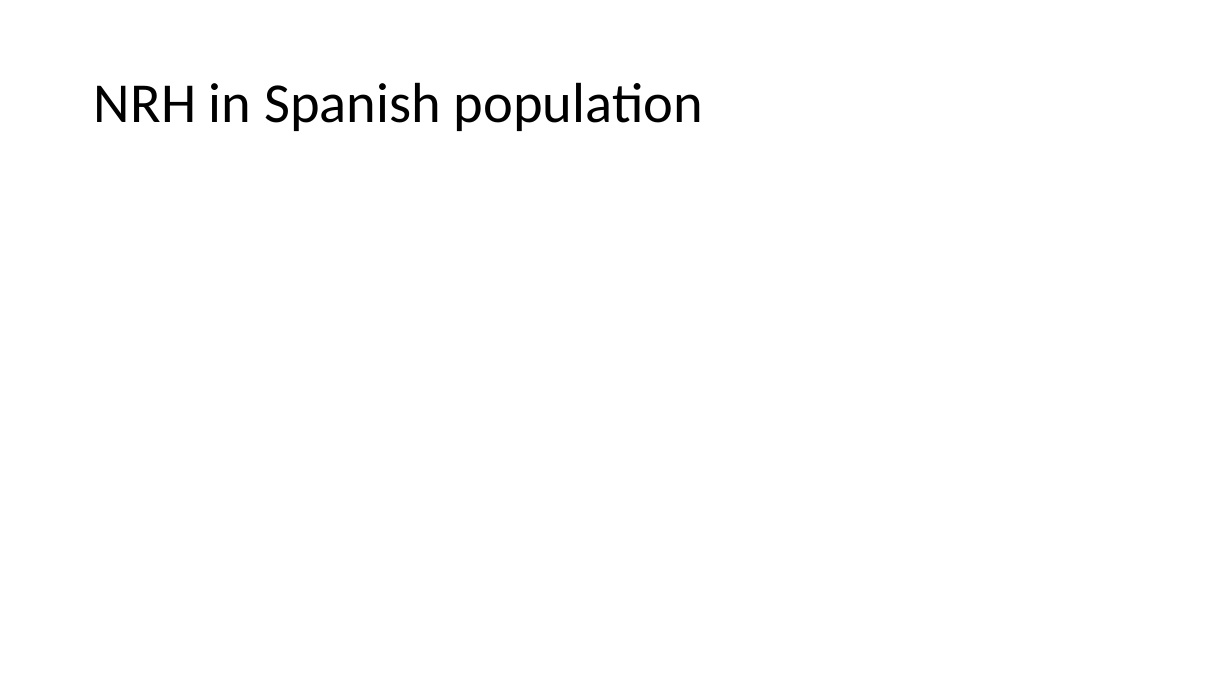
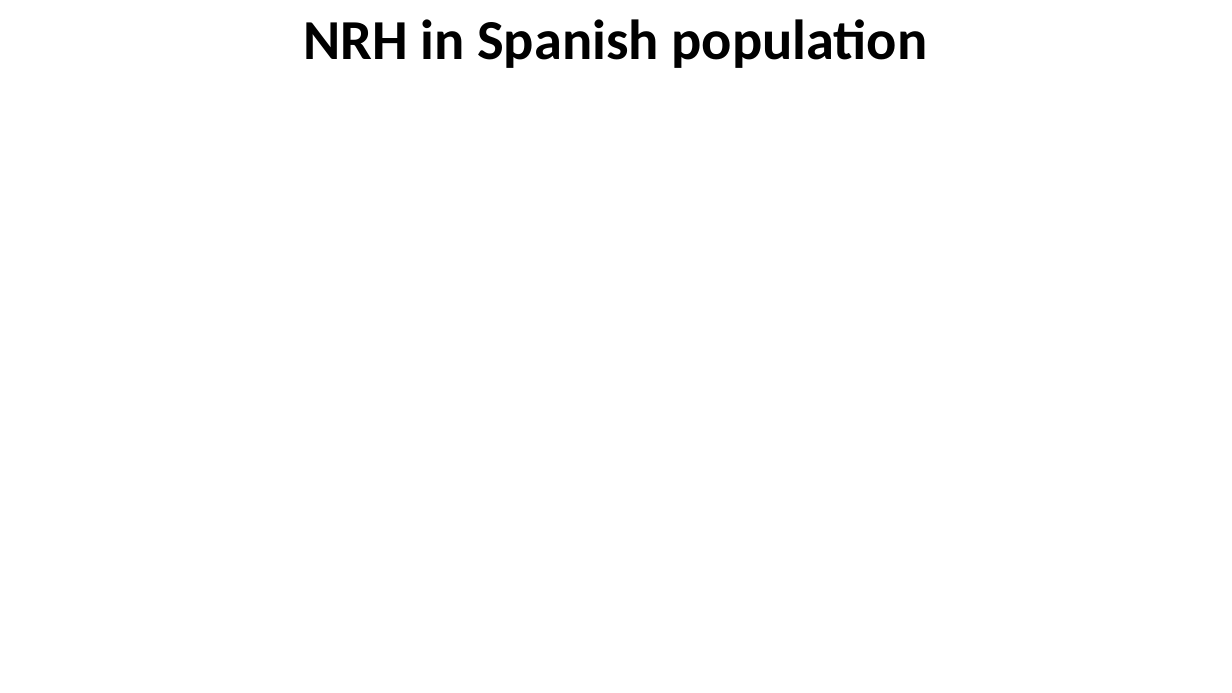
Before and after one commit to igarcia17/EHI_laterality, a slide deck: slide 8 of NorthSeaLateralityCongress_InesGarciaOrtiz.pptx (slide 9 before the commit). Drawn at 1232x693 pixels with LibreOffice and Linux fonts; fonts in the diff are those of the drawing. Boxes give left, top, right and bottom in pixels: in the first picture for what was removed or moved away, otherwise in the second. Text is boxed around its words. In the diff, an @@ line names an element or a change of style, - is before the commit and + after.

```diff
--- a/NorthSeaLateralityCongress_InesGarciaOrtiz.pptx
+++ b/NorthSeaLateralityCongress_InesGarciaOrtiz.pptx
@@ title "NRH in Spanish population": place and size @@
-title "NRH in Spanish population" at [94, 82, 703, 131]
+title "NRH in Spanish population" at [303, 19, 928, 68]
@@ title "NRH in Spanish population" at [303, 19, 928, 68]: bold on; alignment left to centre @@
```
Also in this commit, not shown: 3 other slides changed, 2 slides removed, 32 other files.
